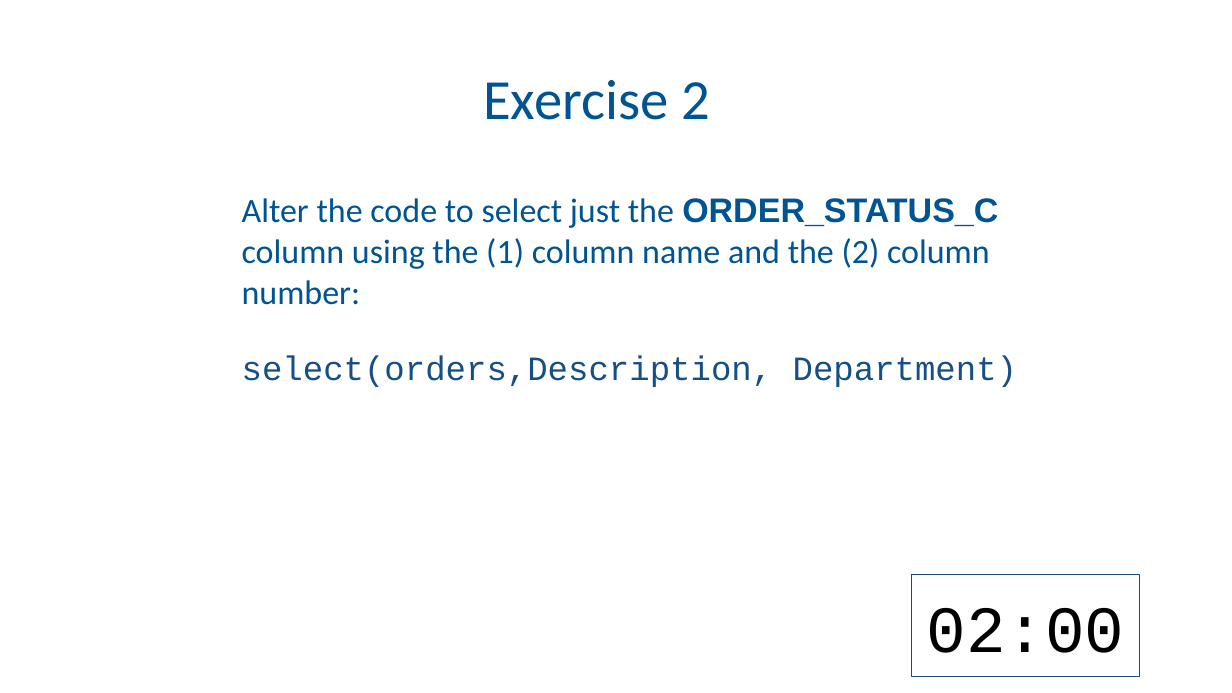
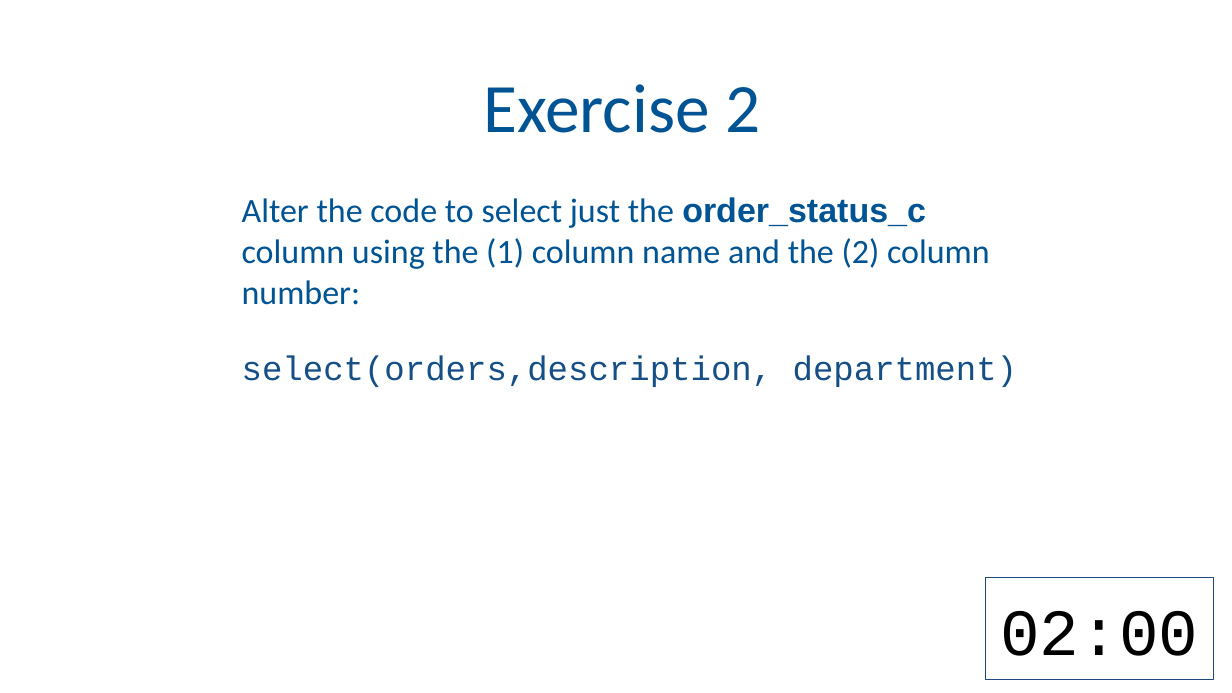
Before and after one commit to amromeo/api_r2020, a slide deck: slide 18 of 03 - Transform.pptx. Drawn at 1232x693 pixels with LibreOffice and Linux fonts; fonts in the diff are those of the drawing; background and template pictures are left out. Boxes give left, top, right and bottom in pixels: in the first picture for what was removed or moved away, otherwise in the second. Text is boxed around its words. In the diff, an @@ line names an element or a change of style, - is before the commit and + after.

Commit message:
select changes

```diff
--- a/03 - Transform.pptx
+++ b/03 - Transform.pptx
@@ title "Exercise 2" at (x1=483, y1=84, x2=760, y2=133): size 44.2 to 54 pt @@
@@ text at (x1=242, y1=197, x2=1017, y2=387): text changed @@
-Alter the code to select just the ORDER_STATUS_C column using the (1) column name and the (2) column number:
-select(orders,Description, Department)
+Alter the code to select just the order_status_c column using the (1) column name and the (2) column number:
+select(orders,description, department)
@@ rectangle "02:00" moved from (x1=912, y1=575, x2=1141, y2=677) to (x1=986, y1=578, x2=1214, y2=679) @@
```
Also in this commit, not shown: 24 other slides changed, 1 slide added, 1 other file.
